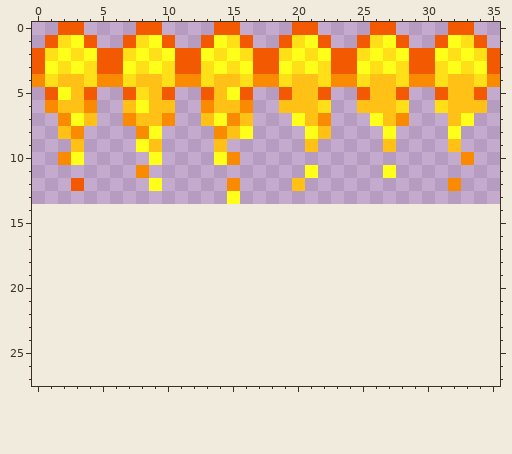
File history of a pixel-art sprite, media/fireball-y.png. Above, as it was before the edit.
The file is 36x14 pixels. The old version is drawn lined up with the new one, on the new canvas.
And afterwards:
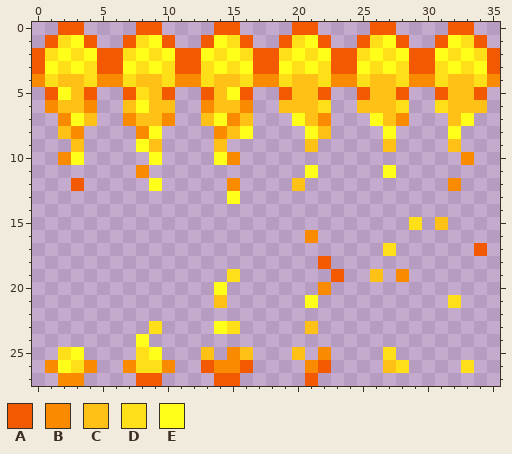
Palette (. is transparent): A #f35900  B #fa8b00  C #ffc115  D #ffe018  E #ffff19
Message: Adding fireball explosions and adjusting the door
The edit:
canvas 36x14 -> 36x28
Colour A now appears in row 17 at x 34; in row 18 at x 22; in row 19 at x 23; in row 26 at x 13, 16 and 22; in row 27 at x 8 to 9, 14 to 15 and 21.
Colour B now appears in row 16 at x 21; in row 19 at x 28; in row 20 at x 22; in row 25 at x 15 and 22; in row 26 at x 1, 4, 7, 10, 14 to 15 and 21; in row 27 at x 2 to 3.
Colour C now appears in row 15 at x 31; in row 19 at x 26; in row 21 at x 14; in row 23 at x 21; in row 25 at x 13, 16 and 20; in row 26 at x 27.
Colour D now appears in row 15 at x 29; in row 17 at x 27; in row 19 at x 15; in row 21 at x 32; in row 23 at x 9 and 15; in row 25 at x 2, 8 and 27.
Colour D now appears in row 26 at x 3, 8 to 9, 28 and 33.
Colour E now appears in row 20 at x 14; in row 21 at x 21; in row 23 at x 14; in row 24 at x 8; in row 25 at x 3 and 9; in row 26 at x 2.
